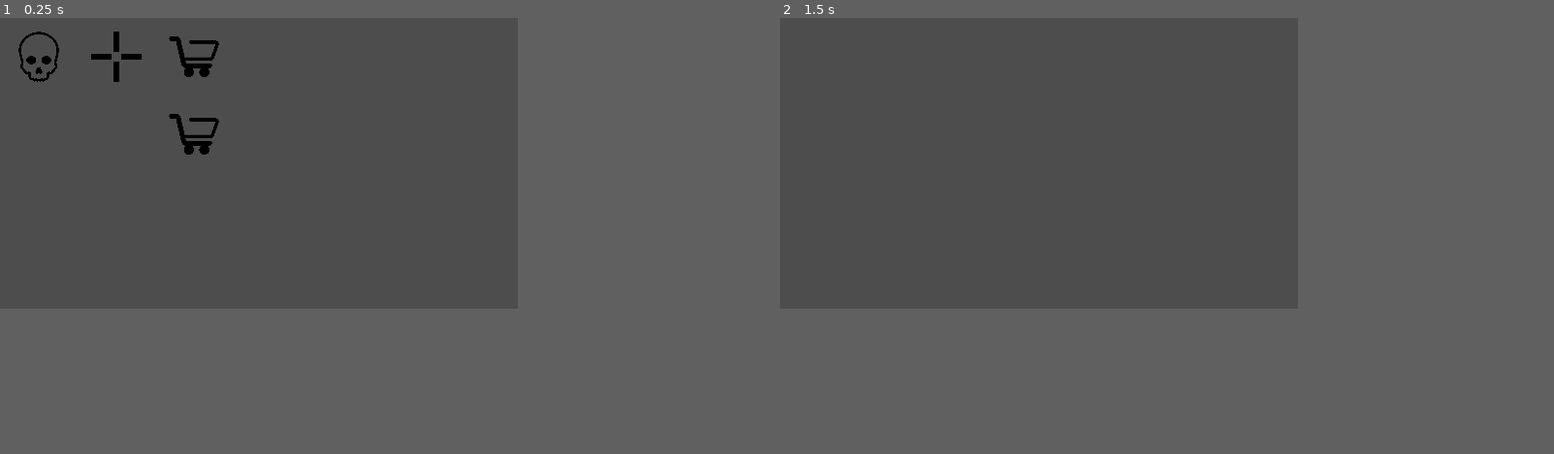
Above: before the commit, frames 1-2 (left to right).
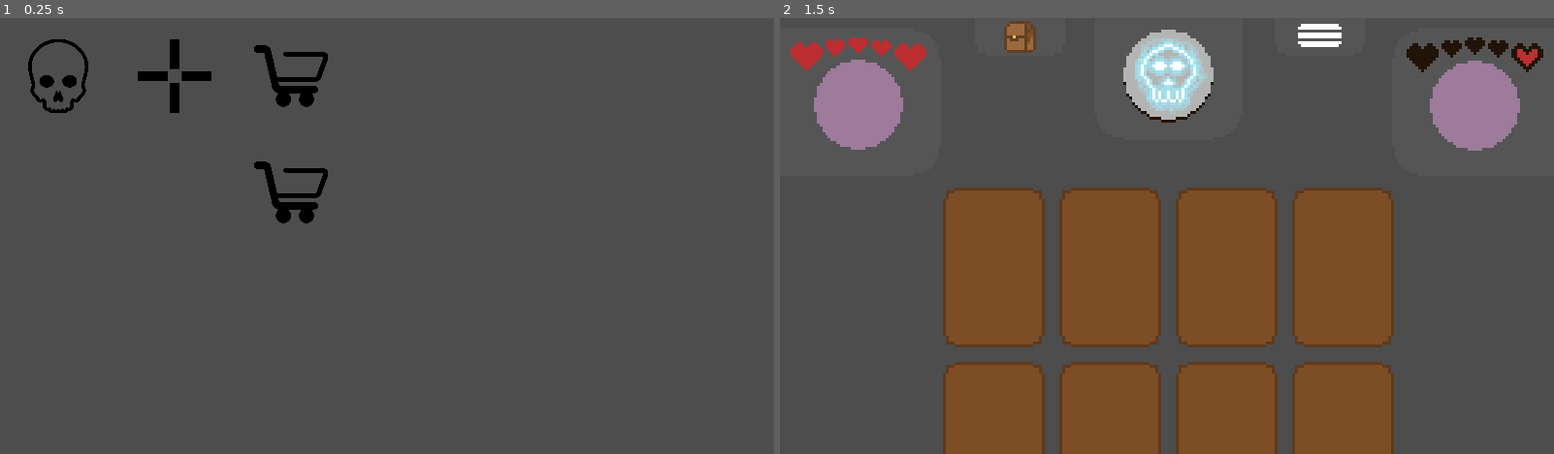
Above: after the commit, the same moments.

Repository: JosieBarber/roguelike
Game: Godot game, scene res://scenes/Main.tscn
The game is run twice, just before and just after one commit, with the same random seed, the same clock (stepped at 60 frames per second) and the same inputs.
Inputs (mouse positions are in pixels of both pictures, inside the frame that each line leads up to):
- Up to frame 1 (0.25 s): no input
- Up to frame 2 (1.5 s): tap Enter at 0.5 s; move the mouse to (818, 57) at 0.52 s; click (818, 57) at 0.67 s; tap Space at 1.25 s; move the mouse to (934, 179) at 1.27 s; click (934, 179) at 1.42 s
In our replay, the window is 534x300 before the commit and 798x450 after it. These sizes can differ from the game's own. Grey fills any space a smaller window leaves; there, only what the larger window draws over its background counts as a difference.

The runs differ from the first frame. In frame 1, 2.2% of the frame differs, in the area x 2-43%, y 3-48%; in frame 2, 37%, in the area x 1-99%, y 0-100%.
Error before the commit: Parse Error: Too few arguments for "new()" call. Expected at least 3 but received 2. (res://scripts/CombatScripts/planning.gd:49)

Commit message:
Start to implement new UI

Diff:
--- a/project.godot
+++ b/project.godot
@@ -17,10 +17,11 @@
 
 [display]
 
-window/size/viewport_width=267
+window/size/viewport_width=266
 window/size/viewport_height=150
 window/size/initial_screen=5
 window/stretch/mode="canvas_items"
+window/stretch/aspect="ignore"
 
 [rendering]
 
--- /dev/null
+++ b/scenes/PlanningPhase.tscn
@@ -0,0 +1,16 @@
+[gd_scene load_steps=3 format=2]
+
+[ext_resource path="res://scripts/CombatScripts/planning.gd" type="Script" id=1]
+[ext_resource path="res://scripts/Cards/Classes/card_display.gd" type="Script" id=2]
+
+[node name="PlanningPhase" type="Node2D"]
+script = ExtResource( 1 )
+
+[node name="Active Deck" type="Node2D" parent="."]
+[node name="Prepared Hand" type="Node2D" parent="."]
+
+[node name="CardDisplay" type="Node2D" parent="Active Deck"]
+script = ExtResource( 2 )
+
+[node name="CardDisplay" type="Node2D" parent="Prepared Hand"]
+script = ExtResource( 2 )
--- a/scenes/Screens/Combat/Planning_Phase.tscn
+++ b/scenes/Screens/Combat/Planning_Phase.tscn
@@ -1,6 +1,11 @@
-[gd_scene load_steps=2 format=3 uid="uid://duk30r0o83e5r"]
+[gd_scene load_steps=7 format=3 uid="uid://duk30r0o83e5r"]
 
 [ext_resource type="Script" path="res://scripts/CombatScripts/planning.gd" id="2"]
+[ext_resource type="Texture2D" uid="uid://b4cmtmg2q4xp7" path="res://assets/UI/TopCoinHolder.png" id="2_4e8y0"]
+[ext_resource type="Texture2D" uid="uid://rcpbrmtsx6p7" path="res://assets/UI/Player and Enemy UI Placeholders.png" id="3_47smw"]
+[ext_resource type="Texture2D" uid="uid://btapmw18rwyyj" path="res://assets/UI/Settings Tab.png" id="4_qsbun"]
+[ext_resource type="Texture2D" uid="uid://dxgse2x1ehebn" path="res://assets/UI/BagTab.png" id="5_fccvh"]
+[ext_resource type="Texture2D" uid="uid://c6kpuclumlo20" path="res://assets/Combat/CombatCoinIcon.png" id="6_qan5r"]
 
 [node name="Planning_Phase" type="Node2D"]
 script = ExtResource("2")
@@ -9,3 +14,32 @@
 position = Vector2(211.18, 0)
 
 [node name="Active Deck" type="Node2D" parent="."]
+position = Vector2(133.5, 85.885)
+
+[node name="UI" type="Node2D" parent="."]
+
+[node name="Top Holder" type="Sprite2D" parent="UI"]
+position = Vector2(133.5, 0)
+texture = ExtResource("2_4e8y0")
+centered = false
+offset = Vector2(-25.5, 0)
+
+[node name="Player & Enemy UI" type="Sprite2D" parent="UI"]
+position = Vector2(133, 29)
+texture = ExtResource("3_47smw")
+
+[node name="Sprite2D3" type="Sprite2D" parent="UI"]
+
+[node name="SettingsTab" type="Sprite2D" parent="."]
+position = Vector2(185.5, 0)
+texture = ExtResource("4_qsbun")
+centered = false
+offset = Vector2(-15.5, 0)
+
+[node name="BagTab" type="Sprite2D" parent="."]
+position = Vector2(133.5, -47)
+texture = ExtResource("5_fccvh")
+
+[node name="CombatCoinIcon" type="Sprite2D" parent="."]
+position = Vector2(133.5, 20)
+texture = ExtResource("6_qan5r")
--- a/scripts/Cards/Classes/card_display.gd
+++ b/scripts/Cards/Classes/card_display.gd
@@ -8,16 +8,18 @@
 var card_damage: int
 var card_items: Array
 
-func _init(card_name_param: String, card_damage_param: int, card_items_param: Array):
-	card_name = card_name_param
-	card_damage = card_damage_param
-	card_items = card_items_param
+# func _init(card_name_param: String, card_damage_param: int, card_items_param: Array):
+# 	card_name = card_name_param
+# 	card_damage = card_damage_param
+# 	card_items = card_items_param
 
 func _ready():
 	var area = $Area2D
-	print(area)
-
-	area.connect("input_event", Callable(self, "_on_area_input_event"))
+	if area == null:
+		print("Area2D node not found")
+	else:
+		print(area)
+		area.connect("input_event", Callable(self, "_on_area_input_event"))
 
 func _on_area_input_event(_viewport, event, _shape_idx):
 	if event is InputEventMouseButton and event.button_index == MOUSE_BUTTON_LEFT and event.pressed:
--- a/scripts/CombatScripts/planning.gd
+++ b/scripts/CombatScripts/planning.gd
@@ -6,9 +6,6 @@
 var enemy: Enemy
 var selected_card_index: int = -1
 var selected_cards: Array = []
-
-var deck_rects: Array = []
-var selected_rects: Array = []
 
 func _ready():
 	player = get_parent().get_parent().get_node("Player")
@@ -42,40 +39,32 @@
 
 func display_deck():
 	var active_deck_object = get_node("Active Deck")
-	deck_rects.clear()
 	for child in active_deck_object.get_children():
-			child.queue_free()
+		child.queue_free()
 	for i in range(player.active_deck.size()):
-		var card_display = CardDisplay.new(player.active_deck[i].card_name, player.active_deck[i].damage)
-		card_display.position = Vector2(10, (i * 35) + 20)
-		var hitbox_position = Vector2(card_display.position[0] + active_deck_object.position[0],
-									  card_display.position[1] + active_deck_object.position[1])
-		deck_rects.append(Rect2(hitbox_position, Vector2(200, 30)))
+		var card_display = preload("res://scenes/assets/CardDisplay.tscn").instantiate()
+		card_display.card_name = player.active_deck[i].card_name
+		card_display.card_damage = player.active_deck[i].damage
+		card_display.card_items = player.active_deck[i].items
+		card_display.position = Vector2((i % 4 - 1.5) * 40, int(i / 4) * 60)
 		active_deck_object.add_child(card_display)
 
 func display_prepared_hand():
 	var prepared_hand_object = get_node("Prepared Hand")
-	selected_rects.clear()
 	for child in prepared_hand_object.get_children():
 		child.queue_free()
 	for i in range(selected_cards.size()):
-		var card_display = CardDisplay.new(selected_cards[i].card_name, selected_cards[i].damage)
-		card_display.position = Vector2(10, (i * 35) + 20)
-		var hitbox_position = Vector2(card_display.position[0] + prepared_hand_object.position[0],
-									  card_display.position[1] + prepared_hand_object.position[1])
-		selected_rects.append(Rect2(hitbox_position, Vector2(200, 30)))
+		var card_display = preload("res://scenes/assets/CardDisplay.tscn").instantiate()
+		card_display.card_name = selected_cards[i].card_name
+		card_display.card_damage = selected_cards[i].damage
+		card_display.card_items = selected_cards[i].items
+		card_display.position = Vector2((i % 3 - 1) * 210, int(i / 3) * 100)
 		prepared_hand_object.add_child(card_display)
 
 func _input(event):
 	if event is InputEventMouseButton and event.button_index == MOUSE_BUTTON_LEFT and event.pressed:
-		for i in range(deck_rects.size()):
-			if deck_rects[i].has_point(event.position):
-				select_card(i)
-				break
-		for i in range(selected_rects.size()):
-			if selected_rects[i].has_point(event.position):
-				deselect_card(i)
-				break
+		# No need to manually check hitboxes, the card displays handle their own input
+		pass
 
 func _create_draw_button():
 	var button = Button.new()
@@ -90,7 +79,6 @@
 
 func transition_to_attack_phase():
 	self.visible = false
-	deck_rects.clear()
 
 	var attack_scene = get_parent().get_node("Attack_Phase")
 	attack_scene.visible = true
